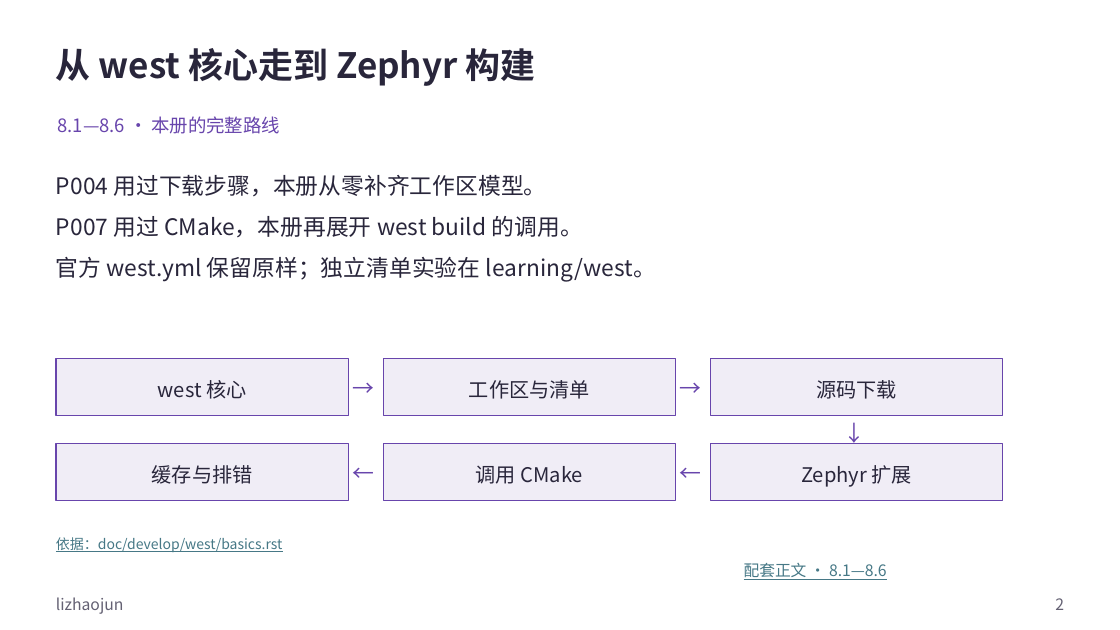
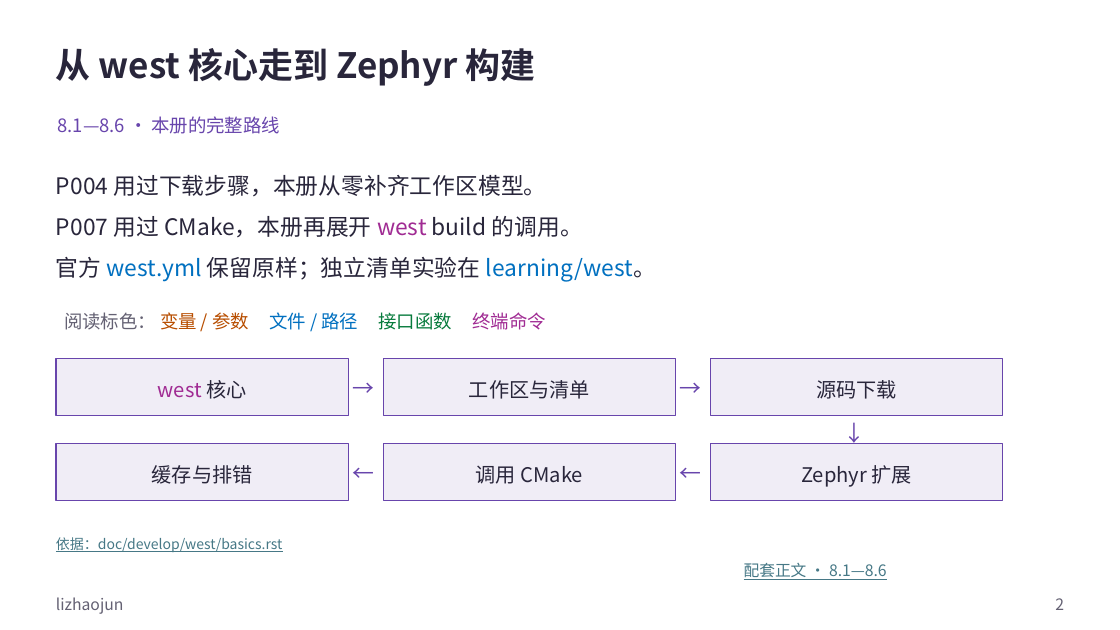
Before and after one commit to FormingSystem/zephyr_hc32f4a0, a slide deck: slide 2 of learning/P01_zephyr_make_project/slides/P008_west零基础与Zephyr构建_Windows.pptx. Drawn at 1120x630 pixels with LibreOffice and Linux fonts; fonts in the diff are those of the drawing. Boxes give left, top, right and bottom in pixels: in the first picture for what was removed or moved away, otherwise in the second. Text is boxed around its words. In the diff, an @@ line names an element or a change of style, - is before the commit and + after.

Commit message:
content(learning/west): 统一west命令和扩展声明的代码样式
- 区分终端命令、清单字段与扩展实现路径，补阅读图例，保持 west 与 CMake 搭配操作的完整命令。
- 正式 PPT 与可重建原生源同步，保留封面、媒体、批注和非正文页脚署名。

```diff
--- a/learning/P01_zephyr_make_project/slides/P008_west零基础与Zephyr构建_Windows.pptx
+++ b/learning/P01_zephyr_make_project/slides/P008_west零基础与Zephyr构建_Windows.pptx
@@ text at [56, 216, 656, 282]: text colour #29263B to #A02B93 in "west"; text colour #29263B to #0070C0 in "west.yml learning/west。" @@
@@ text added at [64, 312, 546, 330], 15.8 pt, text #646173 @@
+阅读标色： 变量 / 参数 文件 / 路径 接口函数 终端命令
@@ rectangle "west 核心" at [56, 359, 349, 416]: text colour #29263B to #A02B93 in "west" @@
```
Also in this commit, not shown: 23 other slides changed, 24 other files.
